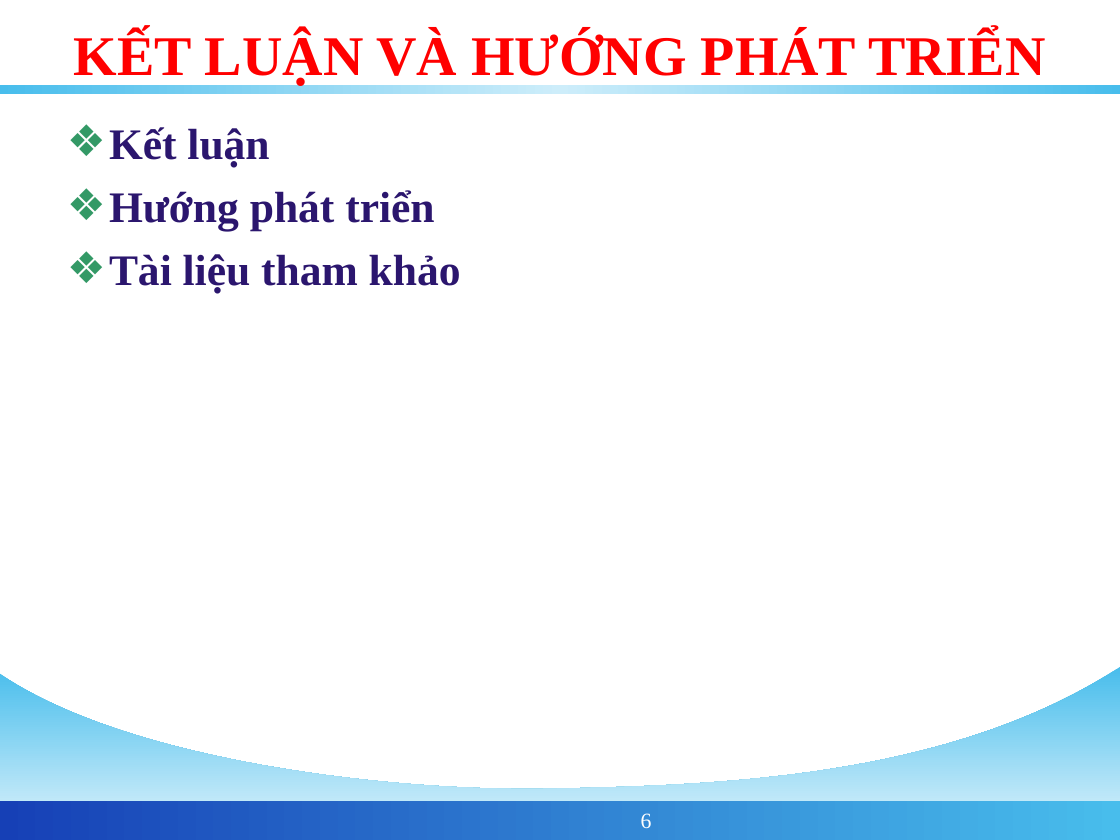
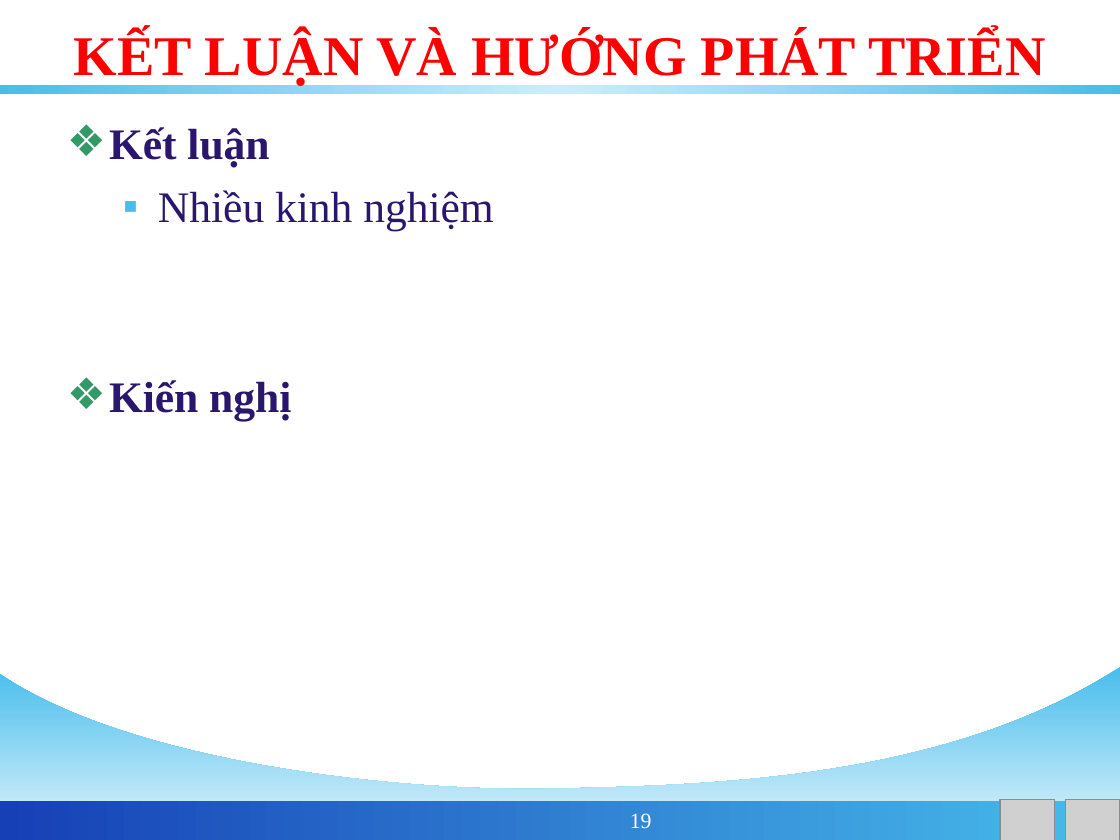
Before and after one commit to phamngsinh/cantho-webgis, a slide deck: slide 19 of Document/Bao Cao/BaoCaoLuanVan.ppt (slide 6 before the commit). Drawn at 1120x840 pixels with LibreOffice and Linux fonts; fonts in the diff are those of the drawing; grey boxes stand for pictures; background and template pictures are left out. Boxes give left, top, right and bottom in pixels: in the first picture for what was removed or moved away, otherwise in the second. Text is boxed around its words. In the diff, an @@ line names an element or a change of style, - is before the commit and + after.

```diff
--- a/Document/Bao Cao/BaoCaoLuanVan.ppt
+++ b/Document/Bao Cao/BaoCaoLuanVan.ppt
@@ text at <box>109,190,493,420</box>: text changed; bold off @@
-❖ Hướng phát triển
-❖ Tài liệu tham khảo
+  ▪ Nhiều kinh nghiệm
+❖ Kiến nghị
@@ picture added at <box>1000,800,1055,840</box> @@
@@ picture added at <box>1065,800,1120,840</box> @@
@@ page number at <box>630,813,652,828</box>: text changed @@
-6
+19
```
Also in this commit, not shown: 3 other slides changed, 14 slides added, 1 slide removed.
